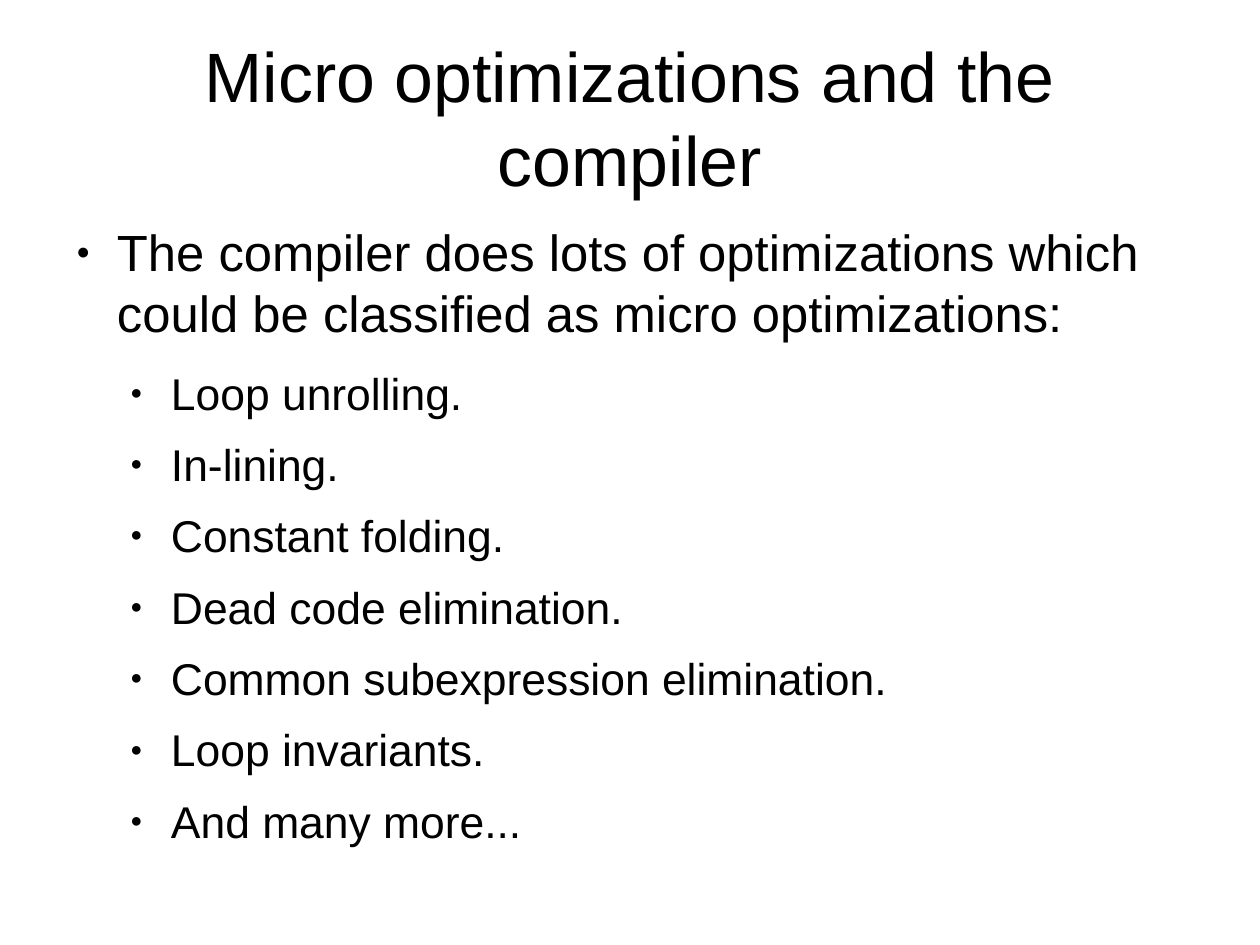
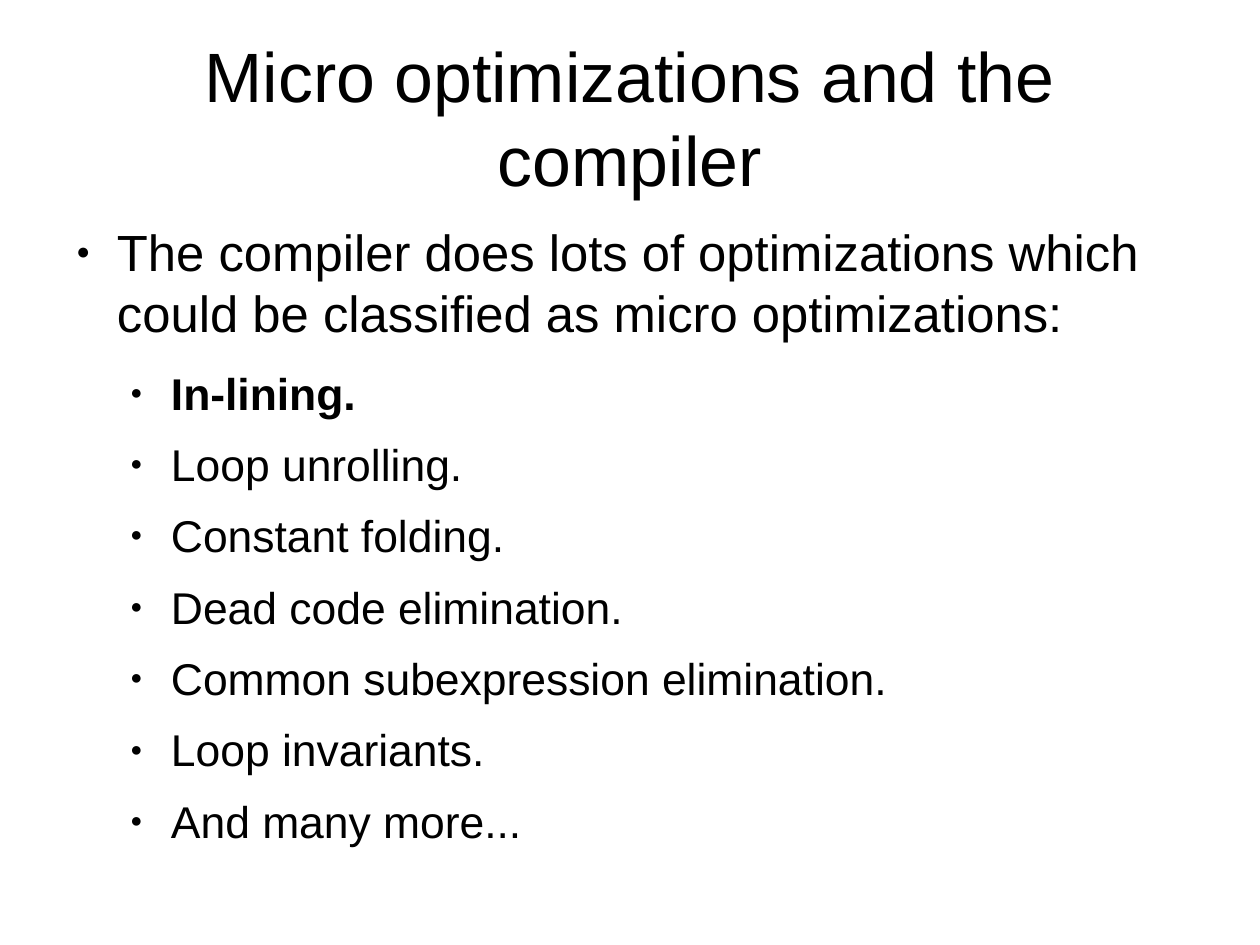
Before and after one commit to veltzer/demos-linux, a slide deck: slide 13 of doc/odp/effective_cplusplus.odp. Drawn at 1260x945 pixels with LibreOffice and Linux fonts; fonts in the diff are those of the drawing. Boxes give left, top, right and bottom in pixels: in the first picture for what was removed or moved away, otherwise in the second. Text is boxed around its words. In the diff, an @@ line names an element or a change of style, - is before the commit and + after.

```diff
--- a/doc/odp/effective_cplusplus.odp
+++ b/doc/odp/effective_cplusplus.odp
@@ text at (x1=171, y1=377, x2=356, y2=419): paragraph added @@
+  ● In-lining.
@@ text at (x1=171, y1=448, x2=339, y2=490): paragraph removed @@
-  ● In-lining.
```
Also in this commit, not shown: 2 other slides changed, 2 other files.
